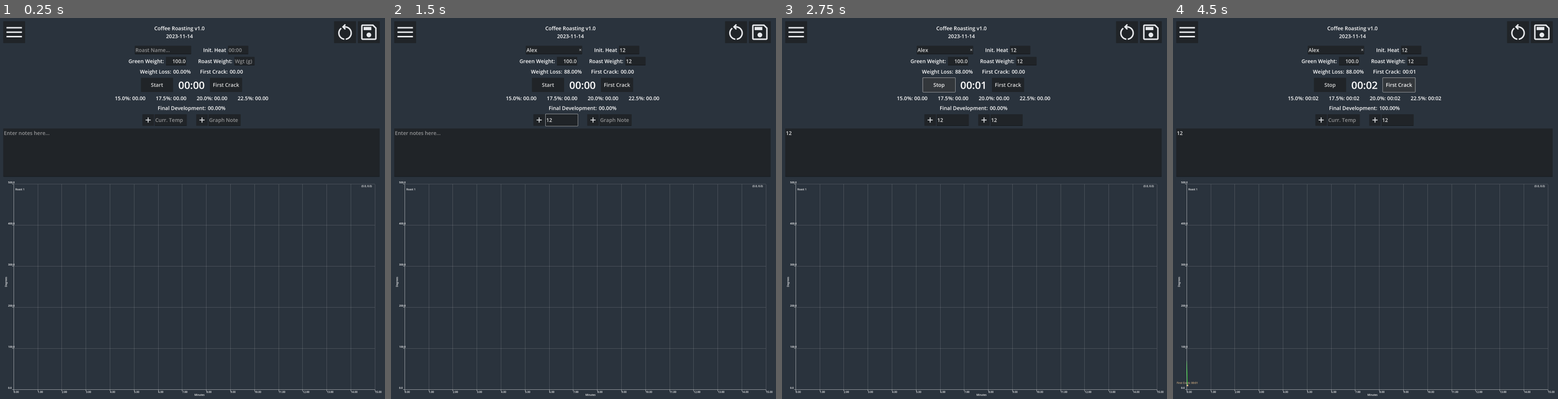
Above: before the commit, frames 1-4 (left to right).
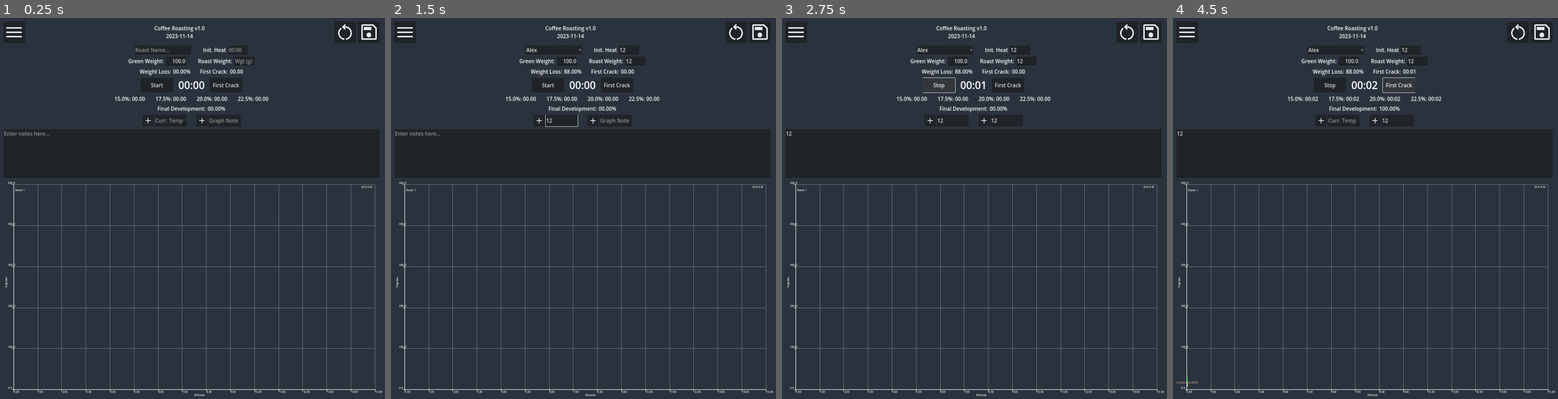
Above: after the commit, the same moments.

Repository: JohannKard/coffee-timer
Game: Godot game, scene res://main.tscn
Same seed, same stepped clock (60 frames per second), same inputs: the game is played once before the commit and once after it.
Inputs (mouse positions are in pixels of both pictures, inside the frame that each line leads up to):
- Up to frame 1 (0.25 s): no input
- Up to frame 2 (1.5 s): click (552, 48) at 0.52 s; type "Alex" at 0.6 s; click (629, 48) at 0.75 s; type "12" at 0.83 s; click (633, 59) at 0.98 s; type "12" at 1.07 s; click (560, 120) at 1.27 s; type "12" at 1.35 s
- Up to frame 3 (2.75 s): click (1005, 120) at 1.5 s; type "12" at 1.58 s; click (974, 151) at 1.73 s; type "12" at 1.82 s; click "Start" at 2 s
- Up to frame 4 (4.5 s): click "Stop" at 2.75 s; click "Start" at 3.5 s; click "First Crack" at 4.25 s

The runs differ from the first frame. In frame 1, 3.7% of the frame differs, in the area x 0-100%, y 1-100%; in frame 2, 3.7%; in frame 3, 3.6%; in frame 4, 3.7%.

Commit message:
small tweaks

Diff:
--- a/main.gd
+++ b/main.gd
@@ -4,9 +4,8 @@
 
 
 func _ready() -> void:
-	if OS.get_name() != "Android":
-		get_window().set_size(Vector2(2400, 2400))
-	else:
+	if OS.get_name() == "Android":
+		get_window().set_size(Vector2(1080, 2400))
 		get_window().mode = Window.MODE_FULLSCREEN
 		get_window().unresizable = true
 		get_window().borderless = true
@@ -69,8 +68,7 @@
 
 func _on_log_list_on_delete_log(data: RoastLog) -> void:
 	var file_path := "user://roasts/" + data.roast_name + "_" + data.roast_date + ".tres"
-	var access := DirAccess.open("user://roasts")
-	var success := access.remove_absolute(file_path)
+	var success := DirAccess.remove_absolute(file_path)
 	if success != OK:
 		printerr("Could not delete log: " + file_path)
 	else:
--- a/project.godot
+++ b/project.godot
@@ -17,7 +17,7 @@
 
 [display]
 
-window/size/viewport_width=1080
+window/size/viewport_width=2400
 window/size/viewport_height=2400
 window/stretch/mode="canvas_items"
 window/stretch/aspect="expand"
